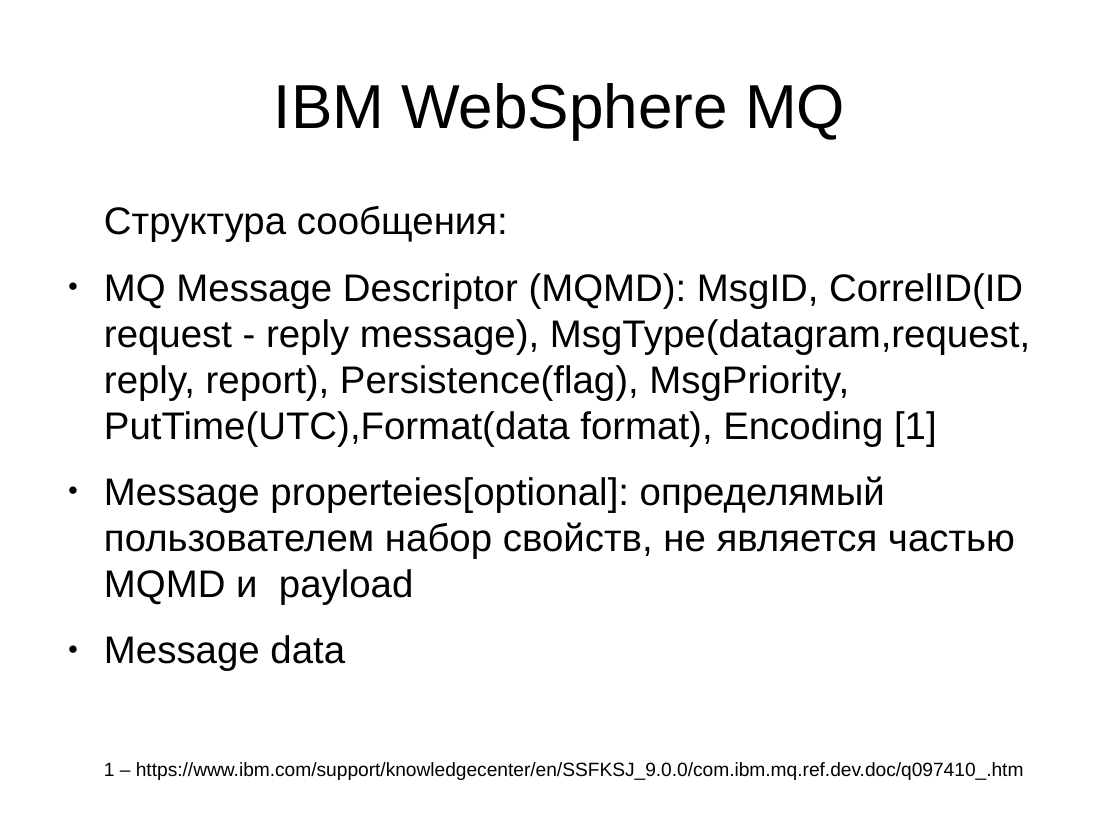
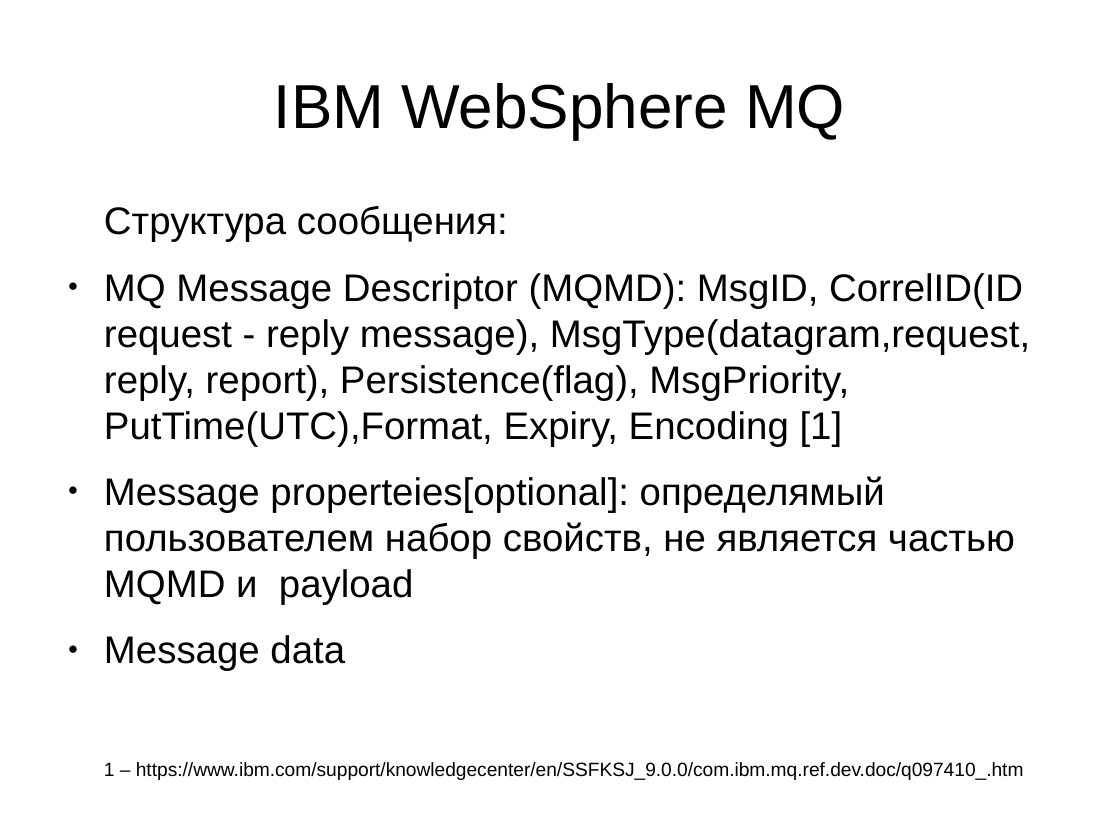
Before and after one commit to demonh1/wb, a slide deck: slide 5 of doc/iib_pr_for_eq.odp. Drawn at 1120x840 pixels with LibreOffice and Linux fonts; fonts in the diff are those of the drawing. Boxes give left, top, right and bottom in pixels: in the first picture for what was removed or moved away, otherwise in the second. Text is boxed around its words. In the diff, an @@ line names an element or a change of style, - is before the commit and + after.

Commit message:
fix

```diff
--- a/doc/iib_pr_for_eq.odp
+++ b/doc/iib_pr_for_eq.odp
@@ text at (x1=104, y1=273, x2=1030, y2=447): text changed @@
-● MQ Message Descriptor (MQMD): MsgID, CorrelID(ID request - reply message), MsgType(datagram,request, reply, report), Persistence(flag), MsgPriority, PutTime(UTC),Format(data format), Encoding [1]
+● MQ Message Descriptor (MQMD): MsgID, CorrelID(ID request - reply message), MsgType(datagram,request, reply, report), Persistence(flag), MsgPriority, PutTime(UTC),Format, Expiry, Encoding [1]
```
Also in this commit, not shown: 1 other slide changed.
